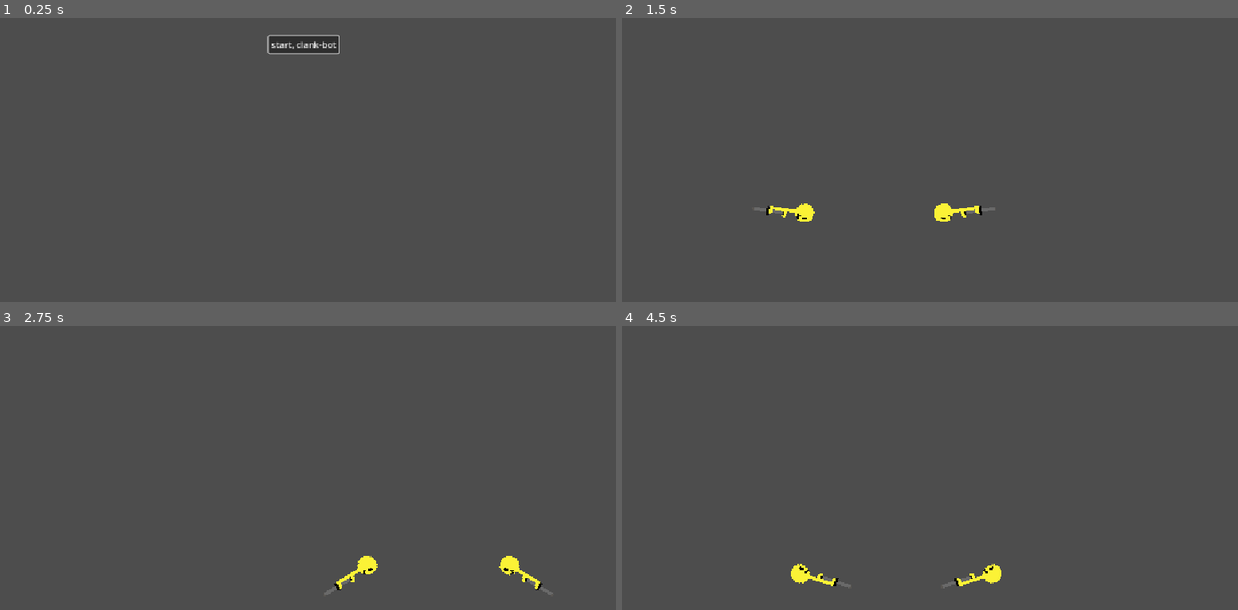
Above: before the commit, frames 1-4 (two rows, left to right).
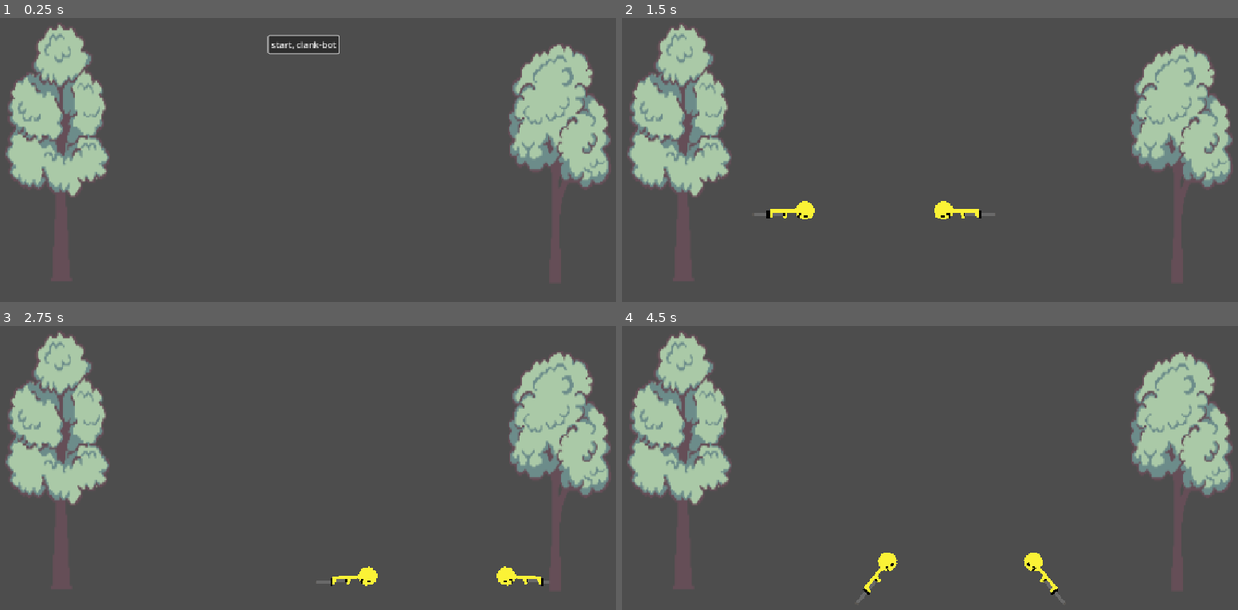
Above: after the commit, the same moments.

Repository: SalC124/pogo
Game: Godot game, scene res://scenes/core/main.tscn
Two runs of this game, one before a commit and one after it. Both use one fixed random seed, a clock stepped at 60 frames per second and the inputs below.
Inputs:
- Up to frame 1 (0.25 s): no input
- Up to frame 2 (1.5 s): click "start, clank-bot" at 0.5 s; tap Enter (ui_accept) at 1.25 s; hold Right (ui_right) from 1.28 s (still down)
- Up to frame 3 (2.75 s): keep holding Right (ui_right); tap Enter (ui_accept) at 1.52, 2.27 s
- Up to frame 4 (4.5 s): release Right (ui_right) at 2.78 s; hold Left (ui_left) 2.78-3.53 s; tap Enter (ui_accept) at 3.5, 3.77 s; hold Right (ui_right) from 3.53 s (still down)

The runs differ from the first frame. In frame 1, 13% of the frame differs, in the area x 0-100%, y 2-64%; in frame 2, 13%; in frame 3, 13%; in frame 4, 14%, in the area x 0-100%, y 2-99%.

Commit message:
ughhh

Diff:
--- a/scenes/core/main.tscn
+++ b/scenes/core/main.tscn
@@ -6,6 +6,8 @@
 [ext_resource type="Texture2D" uid="uid://bygqcy44re6ms" path="res://assets/Pasted image.png" id="3_2dmjg"]
 [ext_resource type="Script" uid="uid://btfx0h48eij6m" path="res://scripts/match.gd" id="3_b6u03"]
 [ext_resource type="Script" uid="uid://d3jcdr5djnmnc" path="res://scripts/play_button.gd" id="3_jvmw0"]
+[ext_resource type="Texture2D" uid="uid://cxvumtwsdpkkc" path="res://assets/tree1.png" id="7_phv0v"]
+[ext_resource type="Texture2D" uid="uid://b2pf5xxdc5i3u" path="res://assets/tree2.png" id="8_jpx65"]
 
 [sub_resource type="TileSetAtlasSource" id="TileSetAtlasSource_ebys2"]
 texture = ExtResource("3_2dmjg")
@@ -1143,7 +1145,7 @@
 [sub_resource type="WorldBoundaryShape2D" id="WorldBoundaryShape2D_665sb"]
 
 [sub_resource type="RectangleShape2D" id="RectangleShape2D_gwosq"]
-size = Vector2(20, 455)
+size = Vector2(132, 455)
 
 [node name="Main" type="Node2D" unique_id=1606129600]
 script = ExtResource("1_2dmjg")
@@ -1188,10 +1190,22 @@
 position = Vector2(120, 350)
 
 [node name="CollisionShape2D" type="CollisionShape2D" parent="Match/Arena/WallLeft" unique_id=427316498]
+position = Vector2(-51, -2)
 shape = SubResource("RectangleShape2D_gwosq")
 
-[node name="WallLeft" type="StaticBody2D" parent="Match/Arena/WallLeft" unique_id=1081793309]
-position = Vector2(892, -10)
-
-[node name="CollisionShape2D" type="CollisionShape2D" parent="Match/Arena/WallLeft/WallLeft" unique_id=115858863]
+[node name="Sprite2D" type="Sprite2D" parent="Match/Arena/WallLeft" unique_id=1644292934]
+position = Vector2(2.0000005, -10.999996)
+scale = Vector2(2.2916667, 3.2937498)
+texture = ExtResource("7_phv0v")
+
+[node name="WallRight" type="StaticBody2D" parent="Match/Arena" unique_id=1081793309]
+position = Vector2(1012, 340)
+
+[node name="CollisionShape2D" type="CollisionShape2D" parent="Match/Arena/WallRight" unique_id=115858863]
+position = Vector2(56, 0)
 shape = SubResource("RectangleShape2D_gwosq")
+
+[node name="Sprite2D" type="Sprite2D" parent="Match/Arena/WallRight" unique_id=1192631624]
+position = Vector2(6.999977, 11.000008)
+scale = Vector2(2.2736115, 3.126194)
+texture = ExtResource("8_jpx65")
--- /dev/null
+++ b/scenes/core/player.tscn
@@ -0,0 +1,48 @@
+[gd_scene format=3 uid="uid://d1faxx12fahx"]
+
+[ext_resource type="Texture2D" uid="uid://bkkwmafd20530" path="res://assets/Verity.png" id="1_kr2ts"]
+[ext_resource type="Script" uid="uid://751jkdyxvgx1" path="res://scripts/player.gd" id="1_q88xf"]
+[ext_resource type="Script" uid="uid://mr881m4std3" path="res://scripts/guy.gd" id="2_665sb"]
+[ext_resource type="Texture2D" uid="uid://dwdb0b6u4ymr2" path="res://assets/Stick.png" id="2_q88xf"]
+
+[sub_resource type="CapsuleShape2D" id="CapsuleShape2D_gwosq"]
+radius = 4.0
+height = 34.0
+
+[sub_resource type="CircleShape2D" id="CircleShape2D_gwosq"]
+radius = 13.038404
+
+[sub_resource type="CapsuleShape2D" id="CapsuleShape2D_j06ej"]
+radius = 2.0
+height = 24.0
+
+[node name="Player" type="Node2D" unique_id=869628459]
+script = ExtResource("1_q88xf")
+
+[node name="Guy" type="CharacterBody2D" parent="." unique_id=55904794]
+script = ExtResource("2_665sb")
+
+[node name="Body" type="Sprite2D" parent="Guy" unique_id=1433233673]
+texture_filter = 1
+position = Vector2(-7, -2)
+texture = ExtResource("1_kr2ts")
+
+[node name="HeadCollider" type="CollisionShape2D" parent="Guy" unique_id=705763443]
+position = Vector2(1, 12)
+shape = SubResource("CapsuleShape2D_gwosq")
+
+[node name="BodyCollider" type="CollisionShape2D" parent="Guy" unique_id=129693896]
+position = Vector2(0, -16)
+shape = SubResource("CircleShape2D_gwosq")
+
+[node name="PogoBody" type="RigidBody2D" parent="Guy" unique_id=363419826]
+
+[node name="Pogo" type="Sprite2D" parent="Guy/PogoBody" unique_id=910312637]
+z_index = -1
+texture_filter = 3
+position = Vector2(-7, 37)
+texture = ExtResource("2_q88xf")
+
+[node name="CollisionShape2D" type="CollisionShape2D" parent="Guy/PogoBody" unique_id=949192144]
+position = Vector2(4, 36)
+shape = SubResource("CapsuleShape2D_j06ej")
--- a/scripts/guy.gd
+++ b/scripts/guy.gd
@@ -25,9 +25,13 @@
 		velocity.y += GRAVITY * delta
 
 		if tilt_input != 0:
-			angular_velocity += tilt_input * angular_acceleration * delta
+			angular_velocity += tilt_input * angular_acceleration*1.5 * delta
+			angular_velocity = clamp(angular_velocity, -10.0, 10.0)
 		else:
-			angular_velocity = move_toward(angular_velocity, 0.0, 8.0 * delta)
+			var return_spring = -rotation * 35.0
+			angular_velocity += return_spring * delta
+			angular_velocity = move_toward(angular_velocity, 0.0, 25.0 * delta)
+
 
 		angular_velocity = clamp(angular_velocity, -18.0, 18.0)
 		rotation += angular_velocity * delta
--- /dev/null
+++ b/scripts/player.gd
@@ -0,0 +1,28 @@
+extends Node2D
+
+@export var player_id: int = 1
+@export var facing_left: bool = true
+const gravity = -9.8
+
+@export var health: int = 100 # 0 to 100
+
+const SCALE = 1.5
+
+# Called when the node enters the scene tree for the first time.
+func _ready() -> void:
+	pass # Replace with function body.
+
+func init(id: int, left: bool) -> void:
+	player_id = id
+	facing_left = left
+	flip_direction()
+
+# Called every frame. 'delta' is the elapsed time since the previous frame.
+func _process(delta: float) -> void:
+	pass
+
+func flip_direction() -> void:
+	if facing_left:
+		scale = Vector2(-SCALE, SCALE)
+	else:
+		scale = Vector2(SCALE, SCALE)
Binary file added: assets/health_empty.png
Not shown, added: assets/health_empty.png.import
Binary file added: assets/health_filling.png
Not shown, added: assets/health_filling.png.import
Binary file added: assets/health_frame.png
Not shown, added: assets/health_frame.png.import
Not shown, added: scripts/player.gd.uid
